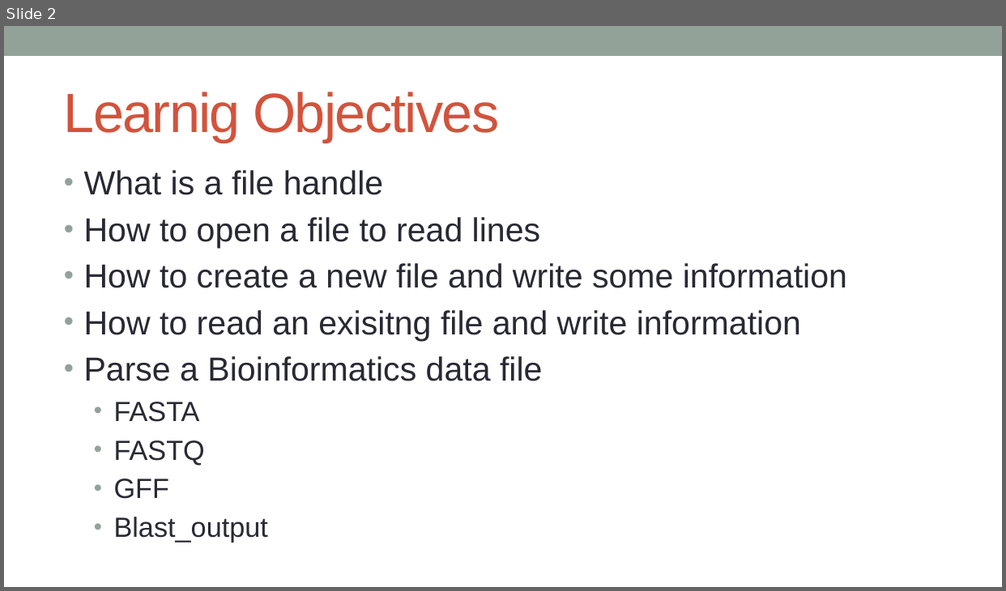
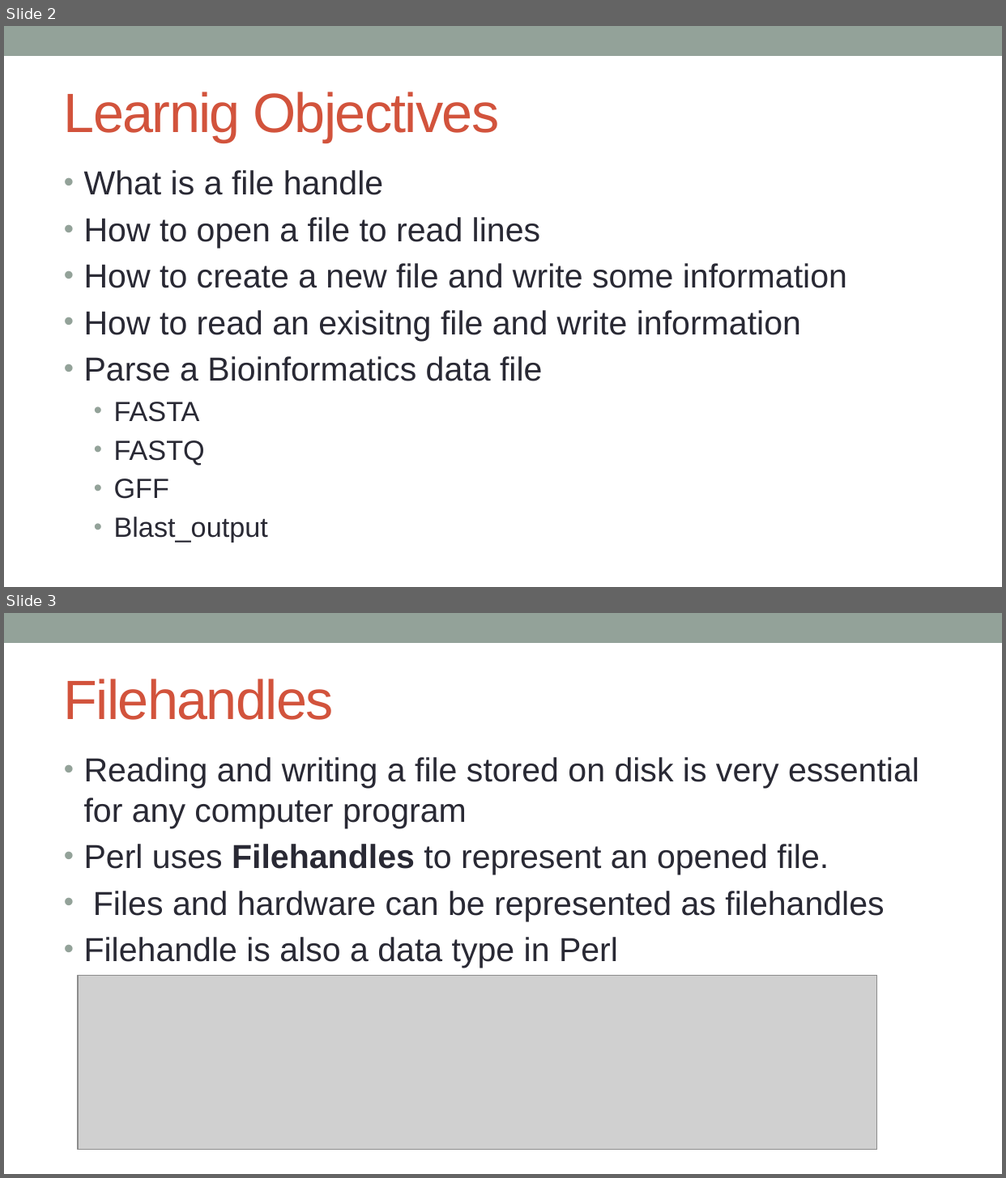
Before and after one commit to kanhu-pcr-code/bioinfo-PERL-course, a slide deck: PPTs/Perl_file_handling.pptx. Shown one above the other, each under a label of ours: slide 2 before the commit, slides 2 and 3 after it. The pictures are 1006x591 and 1006x1178 pixels, drawn with LibreOffice and Linux fonts; fonts in the diff are those of the drawing; grey boxes stand for pictures. Boxes give left, top, right and bottom in pixels: in the first picture for what was removed or moved away, otherwise in the second. Text is boxed around its words. In the diff, an @@ line names an element or a change of style, - is before the commit and + after.

```diff
--- a/PPTs/Perl_file_handling.pptx
+++ b/PPTs/Perl_file_handling.pptx
@@ slide 3 added at [4, 613, 1002, 1174], background #FFFFFF; not listed: 1 template element that a slide beside it also shows @@
@@ title added at [64, 679, 334, 720], 40 pt, text #D2533C @@
+Filehandles
@@ text added at [84, 757, 919, 968], 24 pt, text #292934 @@
+• Reading and writing a file stored on disk is very essential for any computer program
+• Perl uses Filehandles to represent an opened file.
+• Files and hardware can be represented as filehandles
+• Filehandle is also a data type in Perl
@@ picture added at [78, 975, 877, 1150] @@
```
Also in this commit, not shown: 20 other slides added, 1 slide removed, 4 other files.
